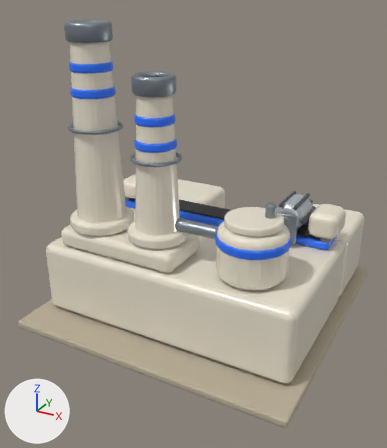
The glTF model unity/Assets/Pez/Resources/PezModels/mining_refinery.glb, before and after one commit.
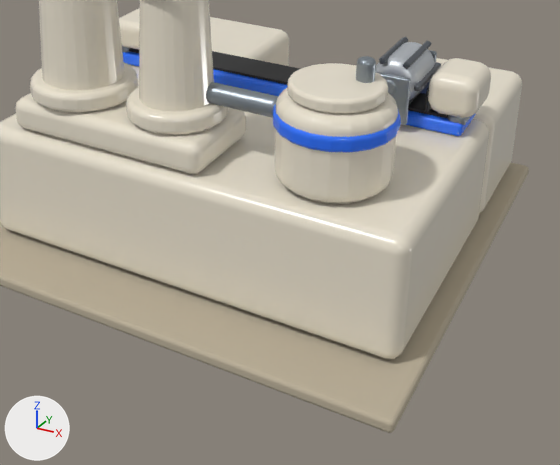
Old and new are each drawn whole from a 50 mm lens placed at (2.38, -4.66, 3.21), pointed at (-0.05, -0.26, 1.01) and again close up on the part from 13% to 100% of the width and 38% to 100% of the height. The lights are fixed; the arrows at lower left show +X, +Y and +Z. The first two pictures are the older version. Where no turn or scale is listed for an object, it has been applied to the vertices. Vertices at exactly the same position are counted once.

In view in the first close-up: 'spinner__M_Foil', 'spinner__M_SmokePlastic', 'stage_0__M_SugarPad', 'stage_1__M_CreamPlastic', 'stage_1__M_Team', 'stage_2__M_CreamPlastic', 'stage_2__M_Licorice', 'stage_2__M_SpringSteel', 'stage_2__M_Team'.
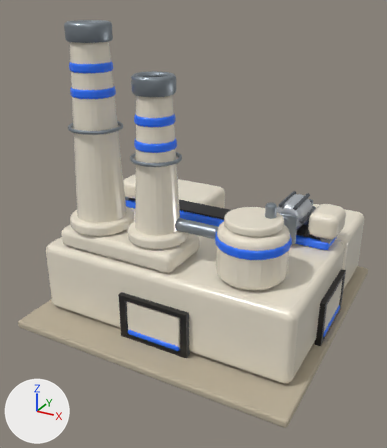
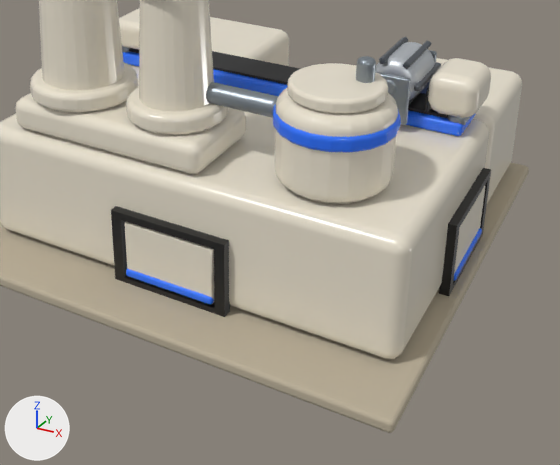
What differs and where, as boxes (x1, y1, x2, y2) in the close-ups (560 x 465 px):
'stage_1__M_Licorice', reshaped (not visible before): after (111, 168, 491, 317)
'hatch_2__M_CreamPlastic', added (pale yellow): after (125, 222, 214, 304)
'hatch_0__M_CreamPlastic', added (pale yellow): after (454, 186, 485, 273)
'hatch_2__M_Team', added (blue): after (126, 269, 213, 304)
'hatch_0__M_Team', added: after (453, 228, 482, 281)
part 1 of me_stage_1__m_licorice, added (black): after (439, 168, 491, 296)
part 2 of me_stage_1__m_licorice, added (black): after (111, 206, 230, 317)

The change, as a diff of the scene's bpy script:
```diff
--- a/unity/Assets/Pez/Resources/PezModels/mining_refinery.glb.py
+++ b/unity/Assets/Pez/Resources/PezModels/mining_refinery.glb.py
@@ me_stage_1__m_licorice @@
 # used by ob_stage_1__m_licorice; location = (0.0, 0.0, 0.0)
-me_stage_1__m_licorice.from_pydata(...)  # 56 vertices, 108 faces; spans x -0.48..0.48, y 0.445..0.515, z 0.68..0.73
+me_stage_1__m_licorice.from_pydata(...)  # 104 vertices, 204 faces; spans x -1.4..1.4, y -1.15..0.515, z 0.07..0.73
+# me_stage_1__m_licorice part 1: a new loose piece of 16 vertices spanning x 1.34..1.4, y -0.37..0.37, z 0.07..0.55, in mat_m_licorice (black #1c1c1c)
+# me_stage_1__m_licorice part 2: a new loose piece of 16 vertices spanning x -0.37..0.37, y -1.15..-1.09, z 0.07..0.55, in mat_m_licorice (black #1c1c1c)
+# other edits to the shape of me_stage_1__m_licorice do not show in these pictures
 me_stage_1__m_licorice.materials.append(mat_m_licorice)
@@ me_hatch_2__m_team @@
+me_hatch_2__m_team.from_pydata(...)  # 56 vertices, 108 faces; spans x -0.29..0.29, y -0.06..-0.01, z -0.37..-0.32
+me_hatch_2__m_team.materials.append(mat_m_team)  # blue #2e73ff
@@ me_hatch_2__m_creamplastic @@
+me_hatch_2__m_creamplastic.from_pydata(...)  # 32 vertices, 60 faces; spans x -0.29..0.29, y -0.045..-0.015, z -0.37..-0.01
+me_hatch_2__m_creamplastic.materials.append(mat_m_creamplastic)  # pale yellow #ece4d2
@@ me_hatch_0__m_team @@
+me_hatch_0__m_team.from_pydata(...)  # 56 vertices, 108 faces; spans x 0.01..0.06, y -0.29..0.29, z -0.37..-0.32
+me_hatch_0__m_team.materials.append(mat_m_team)  # blue #2e73ff
@@ me_hatch_0__m_creamplastic @@
+me_hatch_0__m_creamplastic.from_pydata(...)  # 32 vertices, 60 faces; spans x 0.015..0.045, y -0.29..0.29, z -0.37..-0.01
+me_hatch_0__m_creamplastic.materials.append(mat_m_creamplastic)  # pale yellow #ece4d2
@@ ob_hatch_2__m_team @@
+ob_hatch_2__m_team = bpy.data.objects.new('hatch_2__M_Team', me_hatch_2__m_team)
+ob_hatch_2__m_team.location = (0.0, -1.1, 0.5)
@@ ob_hatch_2__m_creamplastic @@
+ob_hatch_2__m_creamplastic = bpy.data.objects.new('hatch_2__M_CreamPlastic', me_hatch_2__m_creamplastic)
+ob_hatch_2__m_creamplastic.location = (0.0, -1.1, 0.5)
@@ ob_hatch_0__m_team @@
+ob_hatch_0__m_team = bpy.data.objects.new('hatch_0__M_Team', me_hatch_0__m_team)
+ob_hatch_0__m_team.location = (1.35, 0.0, 0.5)
@@ ob_hatch_0__m_creamplastic @@
+ob_hatch_0__m_creamplastic = bpy.data.objects.new('hatch_0__M_CreamPlastic', me_hatch_0__m_creamplastic)
+ob_hatch_0__m_creamplastic.location = (1.35, 0.0, 0.5)
```
